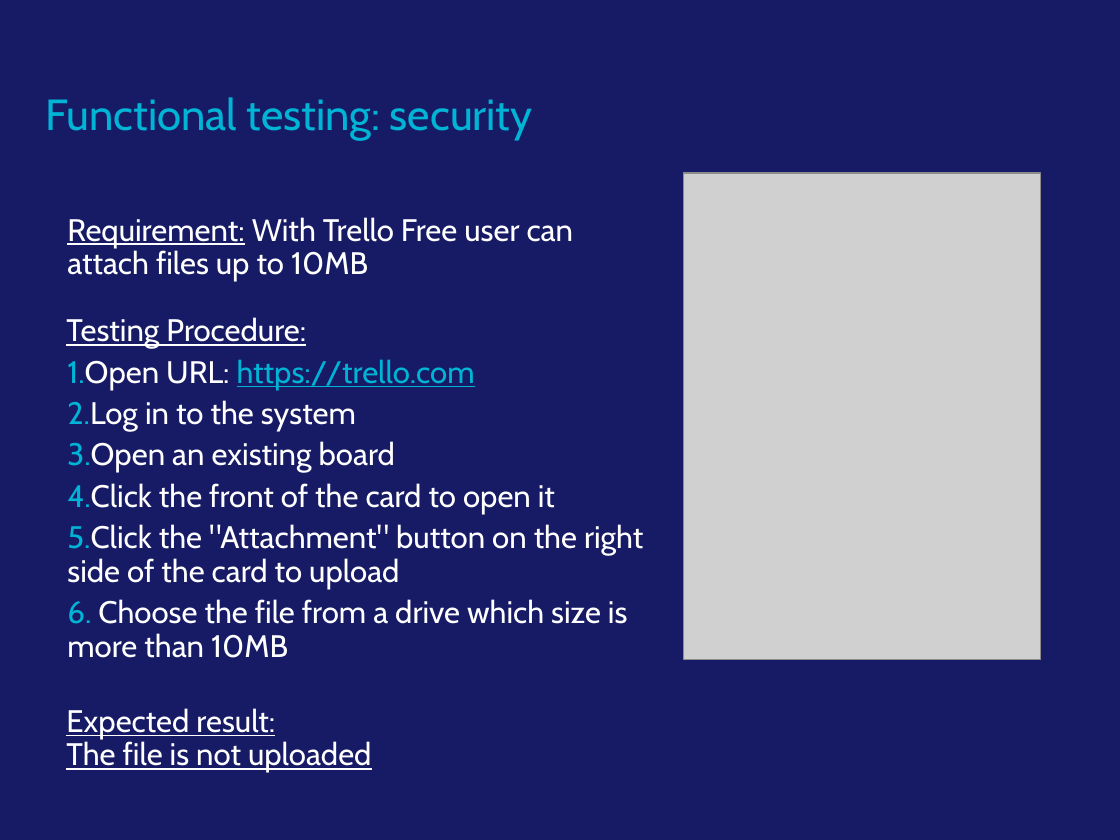
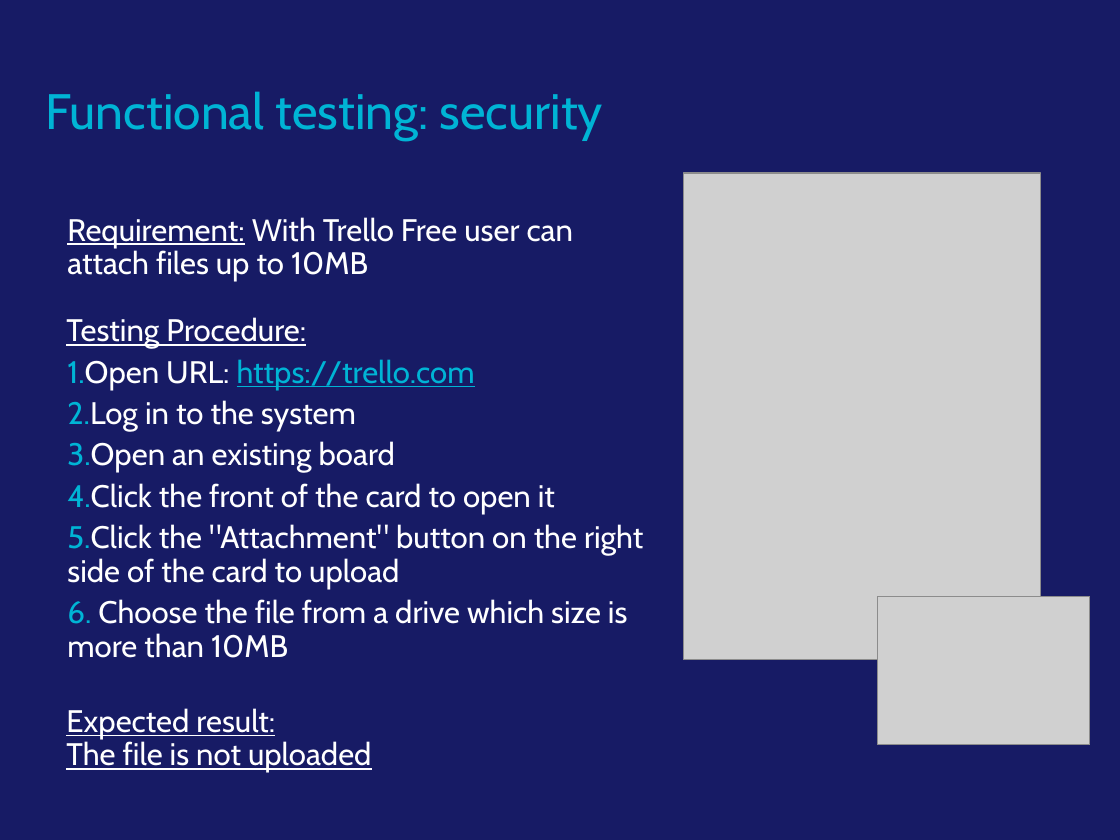
Before and after one commit to SGav/MQC, a slide deck: slide 9 of w3/HW3.pptx. Drawn at 1120x840 pixels with LibreOffice and Linux fonts; fonts in the diff are those of the drawing; grey boxes stand for pictures; background and template pictures are left out. Boxes give left, top, right and bottom in pixels: in the first picture for what was removed or moved away, otherwise in the second. Text is boxed around its words. In the diff, an @@ line names an element or a change of style, - is before the commit and + after.

```diff
--- a/w3/HW3.pptx
+++ b/w3/HW3.pptx
@@ title "Functional testing: security" at (46,91,603,139): size 28 to 32 pt @@
@@ picture added at (878,596,1091,745) @@
```
Also in this commit, not shown: 9 other slides changed.
